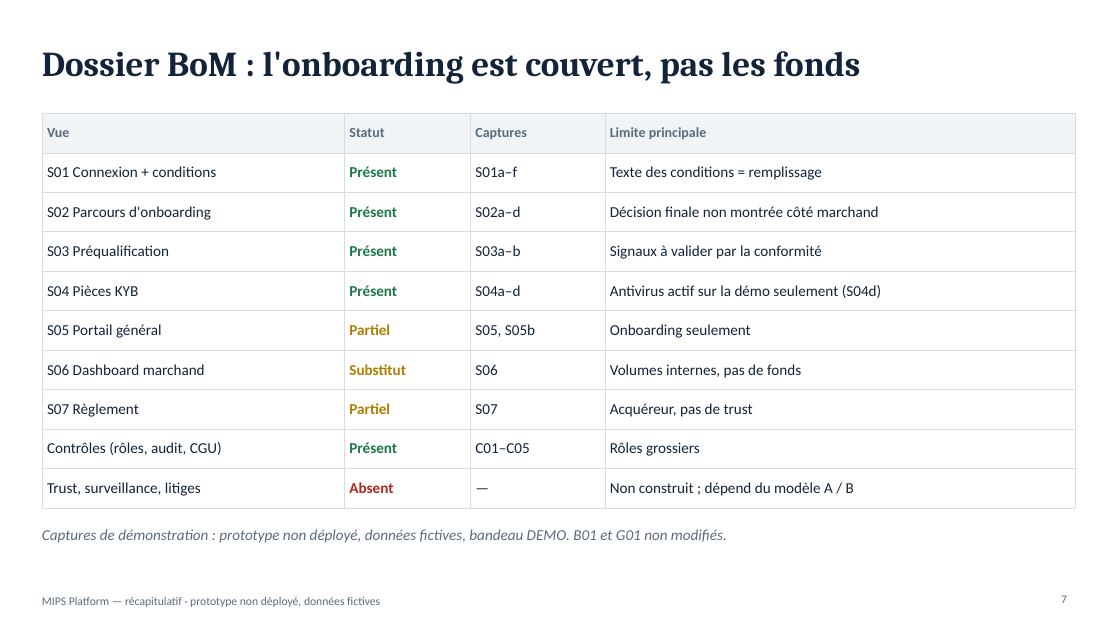
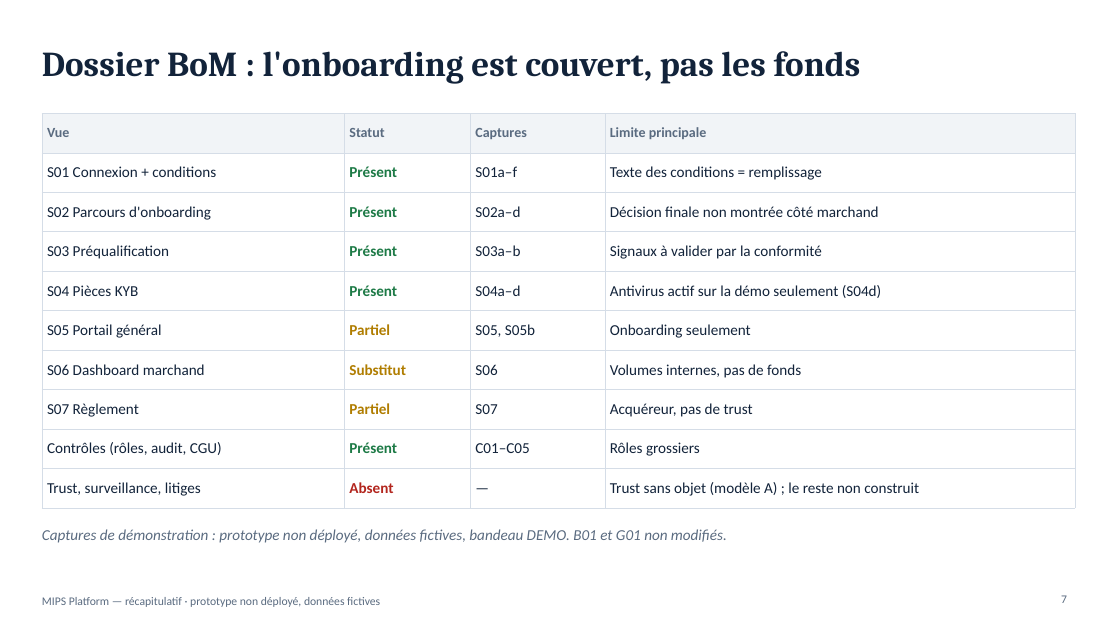
Before and after one commit to fmassonmips/mips-platform, a slide deck: slide 7 of outputs/recap/MIPS-recapitulatif.pptx. Drawn at 1120x630 pixels with LibreOffice and Linux fonts; fonts in the diff are those of the drawing. Boxes give left, top, right and bottom in pixels: in the first picture for what was removed or moved away, otherwise in the second. Text is boxed around its words. In the diff, an @@ line names an element or a change of style, - is before the commit and + after.

```diff
--- a/outputs/recap/MIPS-recapitulatif.pptx
+++ b/outputs/recap/MIPS-recapitulatif.pptx
@@ table at (42, 113, 1075, 500) @@
-row 10, column 4: Non construit ; dépend du modèle A / B
+row 10, column 4: Trust sans objet (modèle A) ; le reste non construit
```
Also in this commit, not shown: 5 other slides changed, 3 other files.
